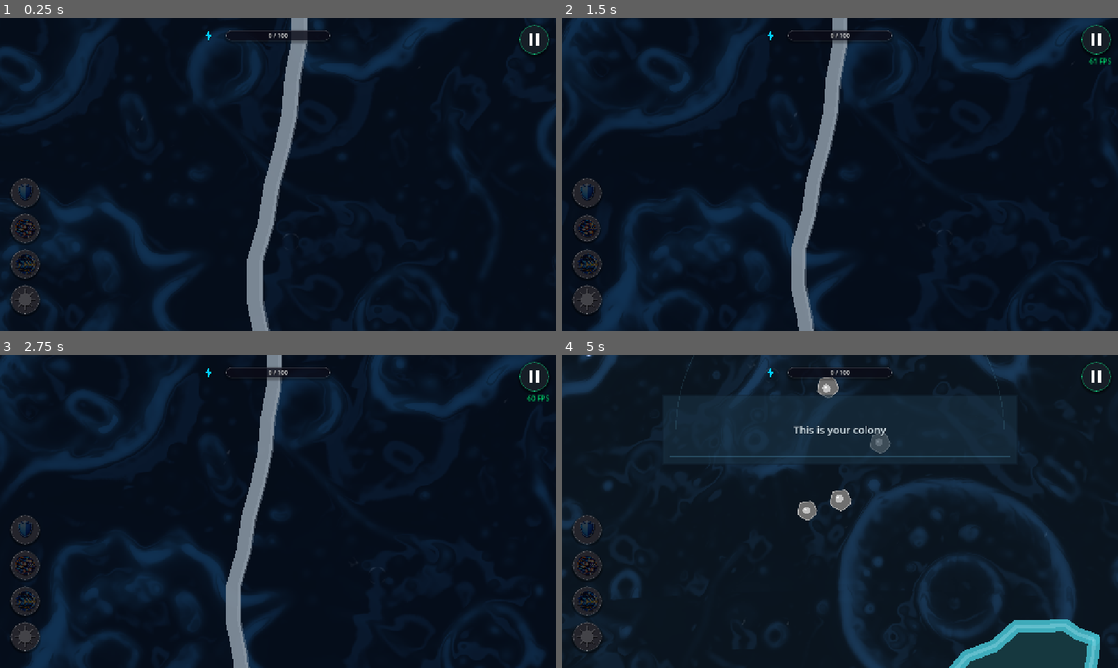
Above: before the commit, frames 1-4 (two rows, left to right).
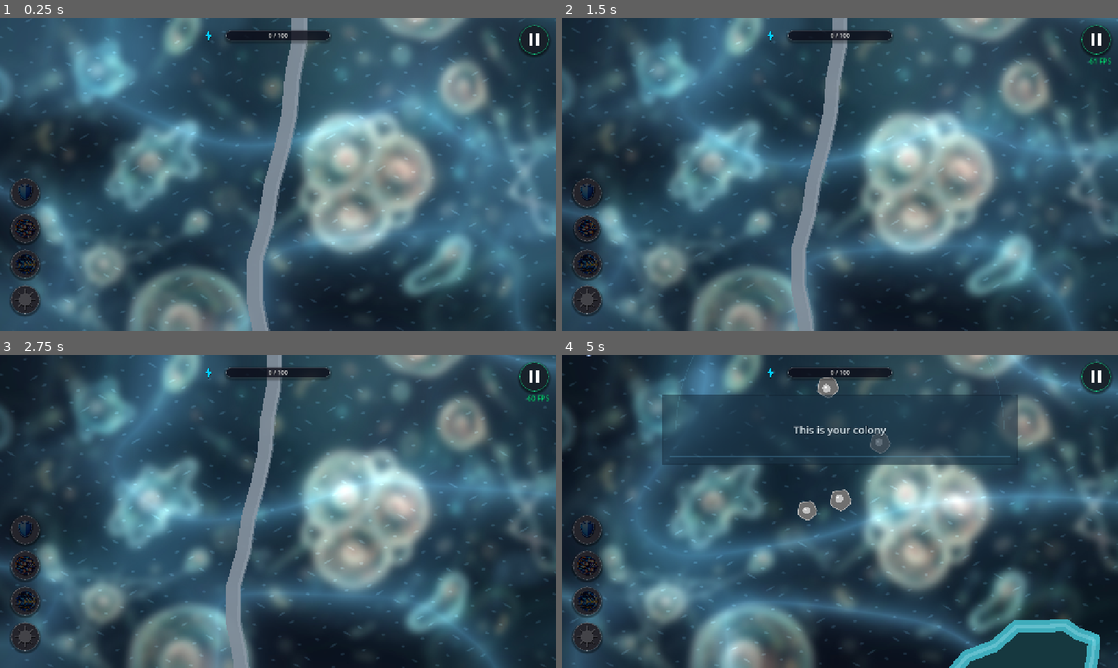
Above: after the commit, the same moments.

Repository: alexey231090/CellColony
Game: Godot game, scene res://scenes/main.tscn
Same seed, same stepped clock (60 frames per second), same inputs: the game is played once before the commit and once after it. This scene is started directly instead of the project's main scene.
Inputs (mouse positions are in pixels of both pictures, inside the frame that each line leads up to):
- Up to frame 1 (0.25 s): no input
- Up to frame 2 (1.5 s): tap Enter at 0.5 s; drag from (589, 193) to (895, 105) at 0.52 s; drag from (589, 227) to (812, 237) at 1.27 s
- Up to frame 3 (2.75 s): move the mouse to (27, 602) at 2.02 s; hold Right (ui_right) from 2.03 s (still down); tap Keypad Enter at 2.1 s; click (27, 602) at 2.17 s
- Up to frame 4 (5 s): release Right (ui_right) at 2.75 s; tap Space at 2.75 s; drag from (589, 636) to (673, 464) at 2.77 s; drag from (1095, 376) to (867, 511) at 3.52 s; click "Restart" at 4.25 s

The runs differ from the first frame. In frame 1, 87% of the frame differs, in the area x 0-100%, y 0-100%; in frame 2, 86%; in frame 3, 84%; in frame 4, 68%.

Commit message:
Добавлены 3 циклических фона уровней, шейдер 'Живая биоплазма' и переключатель шейдера в Dev Console

Diff:
--- a/scenes/environment/background.gdshader
+++ b/scenes/environment/background.gdshader
@@ -1,56 +1,80 @@
 shader_type canvas_item;
 
-uniform sampler2D noise_texture : repeat_enable, filter_linear;
-uniform vec4 color1 : source_color = vec4(0.02, 0.05, 0.1, 1.0);
-uniform vec4 color2 : source_color = vec4(0.05, 0.15, 0.25, 1.0);
-uniform float speed : hint_range(0.0, 2.0) = 0.25;
-uniform float scale : hint_range(0.1, 10.0) = 2.0;
+uniform vec4 color1 : source_color = vec4(0.04, 0.08, 0.12, 1.0);
+uniform vec4 color2 : source_color = vec4(0.25, 0.65, 0.85, 1.0);
+uniform float speed : hint_range(0.0, 2.0) = 0.35;
+uniform float distortion_strength : hint_range(0.0, 0.05) = 0.007;
+uniform float caustics_intensity : hint_range(0.0, 1.5) = 0.42;
+uniform float particles_intensity : hint_range(0.0, 1.5) = 0.35;
 uniform vec2 cam_offset = vec2(0.0, 0.0);
 
 void fragment() {
-	// Базовые координаты с учетом масштаба и параллакса камеры
-	vec2 uv = ((FRAGCOORD.xy + cam_offset) / 1000.0) * (scale * 0.25);
+	vec2 base_uv = UV;
+	float t = TIME * speed;
 
-	// Очень медленное, умиротворяющее покачивание жидкости в разные стороны
-	float t = TIME * speed * 0.06;
+	// Мировые координаты с учетом масштаба экрана и плавного смещения камеры
+	vec2 p_uv = (SCREEN_UV * 3.5) + (cam_offset * 0.00015);
 
-	// Колебания в разные стороны (круговой дрейф вместо одностороннего движения)
-	vec2 sway1 = vec2(sin(t * 0.9), cos(t * 0.7)) * 0.04;
-	vec2 sway2 = vec2(cos(t * 0.6 + 1.5), sin(t * 0.8 + 2.4)) * 0.035;
+	// 1. Вязкие течения цитоплазмы (Двойной вихревой дрейф - Domain Warping)
+	// Создает эффект плавно текущей органической жидкости без резких рывков
+	vec2 flow = vec2(
+		sin(p_uv.y * 1.6 + t * 0.45) + cos(p_uv.x * 1.3 - t * 0.35),
+		cos(p_uv.x * 1.5 + t * 0.40) + sin(p_uv.y * 1.4 - t * 0.30)
+	);
+	vec2 swirl = vec2(
+		sin(p_uv.x * 2.2 + flow.y * 1.3 + t * 0.50),
+		cos(p_uv.y * 2.2 + flow.x * 1.3 - t * 0.40)
+	);
 
-	// Мелкая прозрачная водная рябь на поверхности жидкости
-	vec2 wave_uv = uv * 2.5;
-	vec2 water_ripple = vec2(
-		sin(wave_uv.y * 2.5 + t * 4.0) + cos(wave_uv.x * 2.0 - t * 3.0),
-		cos(wave_uv.x * 2.5 + t * 3.5) + sin(wave_uv.y * 2.0 - t * 4.5)
-	) * 0.012;
+	// Сэмплируем фоновый арт с мягким преломлением (всего 1 выборка текстуры на кадр!)
+	vec2 warped_uv = base_uv + swirl * distortion_strength;
+	vec4 art = texture(TEXTURE, clamp(warped_uv, vec2(0.001), vec2(0.999)));
 
-	// Слой 1: глубокий мягкий фон микросреды
-	vec4 bg_sample = texture(noise_texture, uv + sway1 + water_ripple);
+	// 2. Шелковистая биолюминесцентная каустика (Трёхлучевая волновая интерференция)
+	// Суперпозиция 3 гармоник под углом 60 градусов: чистая математика ALU (0 циклов, 0 текстур)
+	vec2 c_uv = p_uv * 1.8 + swirl * 0.4;
+	float a1 = dot(c_uv, vec2(1.0, 0.0)) + t * 0.60;
+	float a2 = dot(c_uv, vec2(-0.5, 0.866025)) - t * 0.50;
+	float a3 = dot(c_uv, vec2(-0.5, -0.866025)) + t * 0.55;
 
-	// Слой 2: прозрачное преломление верхнего слоя воды (доменное искривление)
-	vec2 refraction = (bg_sample.rg - vec2(0.5)) * 0.08;
-	vec4 water_sample = texture(noise_texture, uv * 1.35 + sway2 + refraction + water_ripple * 1.5);
+	float wave = sin(a1 + sin(a2)) + sin(a2 + sin(a3)) + sin(a3 + sin(a1));
+	float caustics = 1.0 - abs(wave) / 3.0;
+	caustics = pow(max(0.0, caustics), 4.5) * caustics_intensity;
 
-	// Прозрачная водная игра света / каустика на поверхности
-	float water_depth = bg_sample.r;
-	float water_highlight = abs(water_sample.r - bg_sample.r);
+	// 3. Двухслойный дрейф парящих микро-спор и глубокого боке
+	// Слой A: Глубокие мерцающие микроспоры / био-пыль
+	vec2 sp1_uv = p_uv * 4.5 + vec2(t * 0.08, -t * 0.06);
+	float sp1 = sin(sp1_uv.x * 6.3 + sin(sp1_uv.y * 4.2 + t)) * cos(sp1_uv.y * 5.8 - cos(sp1_uv.x * 4.5));
+	float micro_spores = smoothstep(0.88, 0.99, sp1) * 0.4;
 
-	// Базовое мягкое тонирование цветами уровня
-	float blend = smoothstep(0.1, 0.85, water_depth);
-	vec4 final_color = mix(color1, color2, blend);
+	// Слой B: Близкие мягкие расфокусированные био-боке (парящие клетки вблизи линзы)
+	vec2 sp2_uv = (SCREEN_UV * 2.0) + (cam_offset * 0.00025) + vec2(-t * 0.03, t * 0.04);
+	float sp2 = sin(sp2_uv.x * 2.8 + t * 0.3) * cos(sp2_uv.y * 2.4 - t * 0.25);
+	float bokeh = pow(smoothstep(0.92, 0.998, sp2), 1.8) * 0.35;
 
-	// Эффект чистой прозрачной воды: мягкие светящиеся переливы и блики ряби
-	float caustics = smoothstep(0.12, 0.4, water_highlight) * 0.28;
-	final_color.rgb += color2.rgb * caustics;
+	float total_particles = (micro_spores + bokeh) * particles_intensity;
 
-	// Едва заметные взвешенные микрочастицы в толще воды
-	vec2 p_uv = uv * 2.8 + vec2(sin(t * 1.2) * 0.05, cos(t * 1.0) * 0.05);
-	vec4 p_samp = texture(noise_texture, p_uv);
-	if (p_samp.b > 0.85) {
-		float dust = smoothstep(0.85, 0.98, p_samp.b) * 0.12;
-		final_color.rgb += vec3(dust);
-	}
+	// 4. Осмотическое био-дыхание среды (медленная, медитативная пульсация)
+	float bio_pulse = 0.95 + 0.05 * sin(t * 0.5);
 
-	COLOR = final_color;
+	// 5. Оптическая глубина линзы микроскопа (мягкая виньетка по краям)
+	float dist_from_center = length(SCREEN_UV - vec2(0.5));
+	float lens_vignette = smoothstep(0.88, 0.32, dist_from_center);
+
+	// 6. Итоговый композит: базовый арт + свечение каустики + споры + оптика линзы
+	vec3 final_rgb = art.rgb;
+
+	// Подсветка каустики в палитре главы со светлым ядром нитей
+	vec3 caustic_color = mix(color2.rgb, vec3(0.9, 0.98, 1.0), 0.25);
+	final_rgb += caustic_color * caustics;
+
+	// Свечение парящих спор
+	vec3 spore_color = mix(color2.rgb, vec3(0.95, 1.0, 0.98), 0.35);
+	final_rgb += spore_color * total_particles;
+
+	// Применение био-дыхания и оптики линзы
+	final_rgb *= bio_pulse;
+	final_rgb *= mix(vec3(0.88), vec3(1.02), lens_vignette);
+
+	COLOR = vec4(final_rgb, art.a);
 }
--- a/scenes/levels/organic_level.gd
+++ b/scenes/levels/organic_level.gd
@@ -86,10 +86,27 @@
 var _pause_menu: PauseMenu = null
 var _tutorial_manager: Node = null
 @onready var camera: Camera2D = $Camera2D
-@onready var bg_rect: ColorRect = $BackgroundLayer/ColorRect
+@onready var bg_rect: TextureRect = $BackgroundLayer/ColorRect
+var _bg_shader_material: Material = null
+
+const LEVEL_BACKGROUNDS: Array[String] = [
+	"res://assets/background/level_bg_1.jpg",
+	"res://assets/background/level_bg_2.jpg",
+	"res://assets/background/level_bg_3.jpg",
+]
+
+func get_background_art_path_for_level(level_id: int) -> String:
+	var idx := posmod(level_id - 1, LEVEL_BACKGROUNDS.size())
+	return LEVEL_BACKGROUNDS[idx]
 
 func _ready() -> void:
 	add_to_group("main") # Важно для DevConsole и Mover
+	if bg_rect and bg_rect.material:
+		_bg_shader_material = bg_rect.material
+	elif ResourceLoader.exists("res://scenes/environment/background.gdshader"):
+		var sm := ShaderMaterial.new()
+		sm.shader = load("res://scenes/environment/background.gdshader")
+		_bg_shader_material = sm
 
 	# 0. Получаем данные (у нас они фиксированные для органики обычно)
 	var level_data: Dictionary = {
@@ -610,44 +627,76 @@
 			return default_palette
 
 func _setup_level_background(level_data: Dictionary) -> void:
-	if not bg_rect or not bg_rect.material:
+	if not bg_rect:
 		return
+	if _bg_shader_material == null and bg_rect.material != null:
+		_bg_shader_material = bg_rect.material
 	var chapter: int = int(level_data.get("chapter", 1))
-	var bg_tex_path: String = "res://assets/background/bg_micro_amoeba.png"
 	var c1: Color = Color(0.04, 0.08, 0.12, 1.0)
-	var c2: Color = Color(0.08, 0.18, 0.28, 1.0)
+	var c2: Color = Color(0.25, 0.65, 0.85, 1.0)
 
 	match chapter:
 		2:
-			bg_tex_path = "res://assets/background/bg_petri_dish.png"
-			c1 = Color(0.05, 0.10, 0.05, 1.0)
-			c2 = Color(0.12, 0.22, 0.10, 1.0)
+			c1 = Color(0.04, 0.09, 0.04, 1.0)
+			c2 = Color(0.45, 0.85, 0.25, 1.0)
 		3:
-			bg_tex_path = "res://assets/background/bg_tissue_cells.png"
-			c1 = Color(0.12, 0.08, 0.03, 1.0)
-			c2 = Color(0.24, 0.15, 0.07, 1.0)
+			c1 = Color(0.10, 0.06, 0.02, 1.0)
+			c2 = Color(0.85, 0.55, 0.15, 1.0)
 		4:
-			bg_tex_path = "res://assets/background/bg_micro_amoeba.png"
-			c1 = Color(0.09, 0.05, 0.13, 1.0)
-			c2 = Color(0.18, 0.11, 0.26, 1.0)
+			c1 = Color(0.08, 0.04, 0.12, 1.0)
+			c2 = Color(0.70, 0.32, 0.88, 1.0)
 		5:
-			bg_tex_path = "res://assets/background/bg_petri_dish.png"
-			c1 = Color(0.13, 0.05, 0.05, 1.0)
-			c2 = Color(0.25, 0.09, 0.09, 1.0)
+			c1 = Color(0.12, 0.04, 0.04, 1.0)
+			c2 = Color(0.85, 0.35, 0.30, 1.0)
 		6:
-			bg_tex_path = "res://assets/background/bg_tissue_cells.png"
-			c1 = Color(0.04, 0.06, 0.13, 1.0)
-			c2 = Color(0.09, 0.14, 0.26, 1.0)
+			c1 = Color(0.04, 0.06, 0.14, 1.0)
+			c2 = Color(0.30, 0.60, 0.95, 1.0)
 		_:
-			bg_tex_path = "res://assets/background/bg_micro_amoeba.png"
 			c1 = Color(0.04, 0.08, 0.12, 1.0)
-			c2 = Color(0.08, 0.18, 0.28, 1.0)
-
-	if ResourceLoader.exists(bg_tex_path):
-		var tex = load(bg_tex_path)
-		bg_rect.material.set_shader_parameter("noise_texture", tex)
-	bg_rect.material.set_shader_parameter("color1", c1)
-	bg_rect.material.set_shader_parameter("color2", c2)
+			c2 = Color(0.25, 0.65, 0.85, 1.0)
+
+	var current_level_num: int = 1
+	var level_manager := get_node_or_null("/root/LevelManager")
+	if level_manager != null and "current_level" in level_manager:
+		current_level_num = int(level_manager.current_level)
+	elif "id" in level_data:
+		current_level_num = int(level_data.id)
+
+	var art_path := get_background_art_path_for_level(current_level_num)
+	var art_tex: Texture2D = null
+	if ResourceLoader.exists(art_path):
+		art_tex = load(art_path) as Texture2D
+
+	if bg_rect is TextureRect and art_tex != null:
+		(bg_rect as TextureRect).texture = art_tex
+
+	if _bg_shader_material != null and _bg_shader_material is ShaderMaterial:
+		var sm := _bg_shader_material as ShaderMaterial
+		sm.set_shader_parameter("color1", c1)
+		sm.set_shader_parameter("color2", c2)
+	elif bg_rect.material is ShaderMaterial:
+		var sm := bg_rect.material as ShaderMaterial
+		sm.set_shader_parameter("color1", c1)
+		sm.set_shader_parameter("color2", c2)
+
+	var shader_enabled := true
+	if level_manager != null and "level_shader_enabled" in level_manager:
+		shader_enabled = bool(level_manager.level_shader_enabled)
+	set_shader_enabled(shader_enabled)
+
+func set_shader_enabled(enabled: bool) -> void:
+	if not bg_rect:
+		return
+	if enabled:
+		if _bg_shader_material != null:
+			bg_rect.material = _bg_shader_material
+	else:
+		if bg_rect.material != null and _bg_shader_material == null:
+			_bg_shader_material = bg_rect.material
+		bg_rect.material = null
+
+func is_shader_enabled() -> bool:
+	return bg_rect != null and bg_rect.material != null
 
 func _generate_organic_islands(border_node: StaticBody2D, level_data: Dictionary, center: Vector2, outer_radius: float, wall_color: Color, edge_color: Color, highlight_color: Color, line_width: float, highlight_width: float) -> void:
 	island_collision_polygons.clear()
--- a/scenes/levels/organic_level.tscn
+++ b/scenes/levels/organic_level.tscn
@@ -19,15 +19,14 @@
 [ext_resource type="AudioStream" uid="uid://bi5ifyp2ot54u" path="res://audio/shot_shield.ogg" id="17_shield_1"]
 [ext_resource type="AudioStream" uid="uid://dbb4d6ja71fr7" path="res://audio/shot_shield_1.ogg" id="18_shield_2"]
 [ext_resource type="AudioStream" uid="uid://3svhtt05k5fa" path="res://audio/active_perk.ogg" id="19_active_perk"]
-[ext_resource type="Texture2D" path="res://scenes/environment/cellular_noise.png" id="20_noise"]
-
 [sub_resource type="ShaderMaterial" id="ShaderMaterial_org"]
 shader = ExtResource("5_shader")
-shader_parameter/noise_texture = ExtResource("20_noise")
 shader_parameter/color1 = Color(0.04, 0.08, 0.12, 1)
-shader_parameter/color2 = Color(0.08, 0.18, 0.28, 1)
-shader_parameter/speed = 0.6
-shader_parameter/scale = 3.5
+shader_parameter/color2 = Color(0.25, 0.65, 0.85, 1)
+shader_parameter/speed = 0.35
+shader_parameter/distortion_strength = 0.007
+shader_parameter/caustics_intensity = 0.42
+shader_parameter/particles_intensity = 0.35
 shader_parameter/cam_offset = Vector2(0, 0)
 
 [node name="OrganicLevel" type="Node2D"]
@@ -53,7 +52,7 @@
 [node name="BackgroundLayer" type="CanvasLayer" parent="."]
 layer = -1
 
-[node name="ColorRect" type="ColorRect" parent="BackgroundLayer"]
+[node name="ColorRect" type="TextureRect" parent="BackgroundLayer"]
 material = SubResource("ShaderMaterial_org")
 anchors_preset = 15
 anchor_right = 1.0
@@ -61,7 +60,11 @@
 grow_horizontal = 2
 grow_vertical = 2
 mouse_filter = 2
-color = Color(0.1, 0.1, 0.12, 1)
+expand_mode = 1
+stretch_mode = 6
+
+
+
 
 [node name="SelectionManager" type="Node" parent="."]
 script = ExtResource("2_sm")
--- a/scenes/main.gd
+++ b/scenes/main.gd
@@ -15,8 +15,20 @@
 	{"type": 4, "pos": Vector2(-0.6,  0.6)},  # ENEMY_YELLOW — левый низ
 ]
 
-@onready var bg_rect: ColorRect = $BackgroundLayer/ColorRect
+@onready var bg_rect: TextureRect = $BackgroundLayer/ColorRect
 @onready var camera: Camera2D = $Camera2D
+var _bg_shader_material: Material = null
+
+const LEVEL_BACKGROUNDS: Array[String] = [
+	"res://assets/background/level_bg_1.jpg",
+	"res://assets/background/level_bg_2.jpg",
+	"res://assets/background/level_bg_3.jpg",
+]
+
+func get_background_art_path_for_level(level_id: int) -> String:
+	var idx := posmod(level_id - 1, LEVEL_BACKGROUNDS.size())
+	return LEVEL_BACKGROUNDS[idx]
+
 
 func _unhandled_input(event: InputEvent) -> void:
 	if event is InputEventKey and event.pressed:
@@ -53,12 +65,81 @@
 		# Передаем позицию камеры в шейдер для параллакса.
 		bg_rect.material.set_shader_parameter("cam_offset", camera.global_position * 0.15)
 
+func set_shader_enabled(enabled: bool) -> void:
+	if not bg_rect:
+		return
+	if enabled:
+		if _bg_shader_material != null:
+			bg_rect.material = _bg_shader_material
+	else:
+		if bg_rect.material != null and _bg_shader_material == null:
+			_bg_shader_material = bg_rect.material
+		bg_rect.material = null
+
+func is_shader_enabled() -> bool:
+	return bg_rect != null and bg_rect.material != null
+
 func _ready() -> void:
 	add_to_group("main")
+	if bg_rect and bg_rect.material:
+		_bg_shader_material = bg_rect.material
+	elif ResourceLoader.exists("res://scenes/environment/background.gdshader"):
+		var sm := ShaderMaterial.new()
+		sm.shader = load("res://scenes/environment/background.gdshader")
+		_bg_shader_material = sm
+
+	var current_level_num: int = 1
+	var level_manager := get_node_or_null("/root/LevelManager")
+	if level_manager != null and "current_level" in level_manager:
+		current_level_num = int(level_manager.current_level)
+
+	var art_path := get_background_art_path_for_level(current_level_num)
+	if ResourceLoader.exists(art_path):
+		var art_tex = load(art_path) as Texture2D
+		if bg_rect is TextureRect and art_tex != null:
+			(bg_rect as TextureRect).texture = art_tex
+
 	# 0. Получаем данные уровня
 	var level_data := {"num_enemies": 1, "is_organic": false, "map_scale": 1.0, "num_neutrals": 40, "seed": 42}
 	if has_node("/root/LevelManager"):
 		level_data = get_node("/root/LevelManager").get_current_level_data()
+
+	var chapter: int = int(level_data.get("chapter", 1))
+	var c1: Color = Color(0.04, 0.08, 0.12, 1.0)
+	var c2: Color = Color(0.25, 0.65, 0.85, 1.0)
+	match chapter:
+		2:
+			c1 = Color(0.04, 0.09, 0.04, 1.0)
+			c2 = Color(0.45, 0.85, 0.25, 1.0)
+		3:
+			c1 = Color(0.10, 0.06, 0.02, 1.0)
+			c2 = Color(0.85, 0.55, 0.15, 1.0)
+		4:
+			c1 = Color(0.08, 0.04, 0.12, 1.0)
+			c2 = Color(0.70, 0.32, 0.88, 1.0)
+		5:
+			c1 = Color(0.12, 0.04, 0.04, 1.0)
+			c2 = Color(0.85, 0.35, 0.30, 1.0)
+		6:
+			c1 = Color(0.04, 0.06, 0.14, 1.0)
+			c2 = Color(0.30, 0.60, 0.95, 1.0)
+		_:
+			c1 = Color(0.04, 0.08, 0.12, 1.0)
+			c2 = Color(0.25, 0.65, 0.85, 1.0)
+
+	if _bg_shader_material != null and _bg_shader_material is ShaderMaterial:
+		var sm := _bg_shader_material as ShaderMaterial
+		sm.set_shader_parameter("color1", c1)
+		sm.set_shader_parameter("color2", c2)
+	elif bg_rect.material is ShaderMaterial:
+		var sm := bg_rect.material as ShaderMaterial
+		sm.set_shader_parameter("color1", c1)
+		sm.set_shader_parameter("color2", c2)
+
+	var shader_enabled := true
+	if level_manager != null and "level_shader_enabled" in level_manager:
+		shader_enabled = bool(level_manager.level_shader_enabled)
+	set_shader_enabled(shader_enabled)
 
 	seed(level_data.seed)
 	var neutral_rng := RandomNumberGenerator.new()
--- a/scenes/main.tscn
+++ b/scenes/main.tscn
@@ -21,16 +21,16 @@
 [ext_resource type="AudioStream" uid="uid://bi5ifyp2ot54u" path="res://audio/shot_shield.ogg" id="19_shield_1"]
 [ext_resource type="AudioStream" uid="uid://dbb4d6ja71fr7" path="res://audio/shot_shield_1.ogg" id="20_shield_2"]
 [ext_resource type="AudioStream" uid="uid://3svhtt05k5fa" path="res://audio/active_perk.ogg" id="21_active_perk"]
-[ext_resource type="Texture2D" path="res://scenes/environment/cellular_noise.png" id="22_noise"]
-
 [sub_resource type="ShaderMaterial" id="ShaderMaterial_bg"]
 shader = ExtResource("9_bg_shader")
-shader_parameter/noise_texture = ExtResource("22_noise")
-shader_parameter/color1 = Color(0.02, 0.05, 0.1, 1)
-shader_parameter/color2 = Color(0.05, 0.15, 0.25, 1)
-shader_parameter/speed = 0.5
-shader_parameter/scale = 3.0
+shader_parameter/color1 = Color(0.04, 0.08, 0.12, 1)
+shader_parameter/color2 = Color(0.25, 0.65, 0.85, 1)
+shader_parameter/speed = 0.35
+shader_parameter/distortion_strength = 0.007
+shader_parameter/caustics_intensity = 0.42
+shader_parameter/particles_intensity = 0.35
 shader_parameter/cam_offset = Vector2(0, 0)
+
 
 [sub_resource type="Resource" id="Resource_85g3d"]
 script = ExtResource("6_85g3d")
@@ -80,7 +80,7 @@
 [node name="BackgroundLayer" type="CanvasLayer" parent="." unique_id=1473625379]
 layer = -1
 
-[node name="ColorRect" type="ColorRect" parent="BackgroundLayer" unique_id=1750769579]
+[node name="ColorRect" type="TextureRect" parent="BackgroundLayer" unique_id=1750769579]
 material = SubResource("ShaderMaterial_bg")
 anchors_preset = 15
 anchor_right = 1.0
@@ -88,7 +88,11 @@
 grow_horizontal = 2
 grow_vertical = 2
 mouse_filter = 2
-color = Color(0.1, 0.1, 0.12, 1)
+expand_mode = 1
+stretch_mode = 6
+
+
+
 
 [node name="SelectionManager" type="Node" parent="." unique_id=1804541938]
 script = ExtResource("2_sm")
--- a/scenes/ui/dev_console.gd
+++ b/scenes/ui/dev_console.gd
@@ -87,6 +87,9 @@
 		visible = true
 		mouse_filter = Control.MOUSE_FILTER_STOP
 		_refresh_audio_settings()
+		var lm := get_node_or_null("/root/LevelManager")
+		if lm != null and "level_shader_enabled" in lm:
+			_set_setting_value_by_id("level_shader_enabled", bool(lm.level_shader_enabled), false)
 		_refresh_options()
 		options.grab_focus()
 		_select_index(_selected)
@@ -337,6 +340,21 @@
 		"desc": "Enter/←→ — переключить.",
 		"apply": Callable(self, "_apply_show_fps")
 	})
+	var shader_enabled := true
+	if level_manager != null and "level_shader_enabled" in level_manager:
+		shader_enabled = bool(level_manager.level_shader_enabled)
+	else:
+		var root := get_tree().current_scene
+		if root != null and root.has_method("is_shader_enabled"):
+			shader_enabled = bool(root.is_shader_enabled())
+	_settings.append({
+		"id": "level_shader_enabled",
+		"name": "Шейдер на уровнях",
+		"type": "bool",
+		"value": shader_enabled,
+		"desc": "ON — включен шейдер фона на уровнях. OFF — шейдер выключен (сплошной фон).",
+		"apply": Callable(self, "_apply_level_shader_enabled")
+	})
 	_settings.append({
 		"id": "audio_master_volume_db",
 		"name": "АУДИО: Общая громкость (дБ)",
@@ -835,6 +853,19 @@
 	var fps := root.get_node_or_null("HUDLayer/FPSCounter")
 	if fps != null and fps is CanvasItem:
 		(fps as CanvasItem).visible = enabled
+
+func _apply_level_shader_enabled(enabled: bool) -> void:
+	var level_manager := get_node_or_null("/root/LevelManager")
+	if level_manager != null and "level_shader_enabled" in level_manager:
+		level_manager.level_shader_enabled = enabled
+	var root := get_tree().current_scene
+	if root != null:
+		if root.has_method("set_shader_enabled"):
+			root.set_shader_enabled(enabled)
+		else:
+			var main_node = get_tree().get_first_node_in_group("main")
+			if main_node != null and main_node.has_method("set_shader_enabled"):
+				main_node.set_shader_enabled(enabled)
 
 func _get_bus_volume_db(bus_name: StringName, fallback: float) -> float:
 	var bus_index: int = AudioServer.get_bus_index(bus_name)
--- a/scripts/core/LevelManager.gd
+++ b/scripts/core/LevelManager.gd
@@ -14,6 +14,9 @@
 var selected_difficulty: String = DIFFICULTY_EASY
 var level_best_stars: Dictionary = {}
 var pending_level_selection: int = 0
+var level_shader_enabled: bool = true
+
+
 
 const DEFAULT_LEVEL_DATA := {
 	"scene_path": "res://scenes/levels/organic_level.tscn",
@@ -2491,3 +2494,9 @@
 	var start_level := (chapter_index - 1) * CHAPTER_SIZE + 1
 	var end_level := mini(chapter_index * CHAPTER_SIZE, get_total_levels())
 	return Vector2i(start_level, end_level)
+
+func is_level_shader_enabled() -> bool:
+	return level_shader_enabled
+
+func set_level_shader_enabled(enabled: bool) -> void:
+	level_shader_enabled = enabled
Binary file added: assets/background/level_bg_1.jpg
Not shown, added: assets/background/level_bg_1.jpg.import
Binary file added: assets/background/level_bg_2.jpg
Not shown, added: assets/background/level_bg_2.jpg.import
Binary file added: assets/background/level_bg_3.jpg
Not shown, added: assets/background/level_bg_3.jpg.import
Not shown, changed: REFERENCE.md
